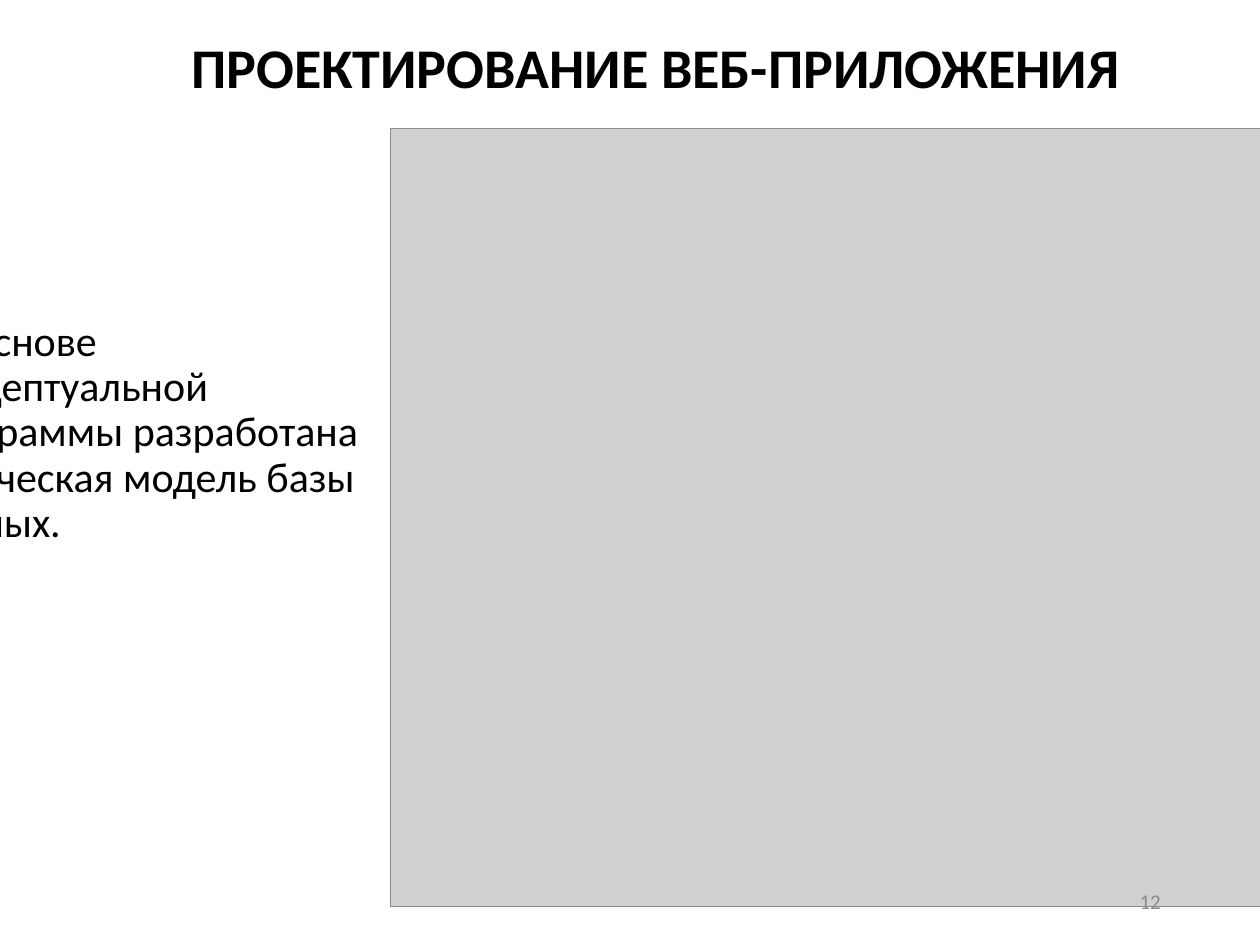
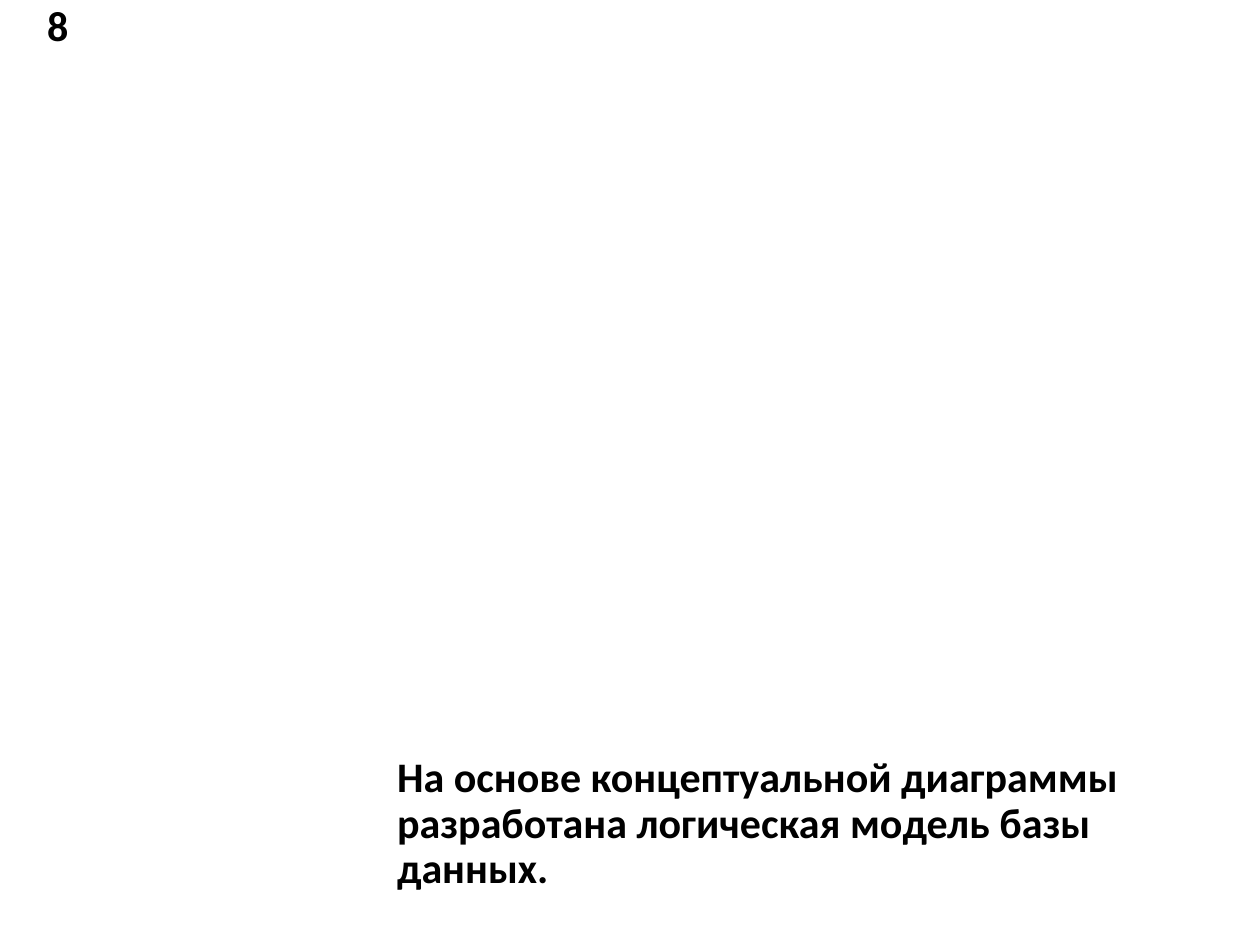
Before and after one commit to DaniilTropin11/IB-Company, a slide deck: slide 8 of ПРАВКИ_Презентация ВКР ВО.pptx (slide 12 before the commit). Drawn at 1260x945 pixels with LibreOffice and Linux fonts; fonts in the diff are those of the drawing; grey boxes stand for pictures; background and template pictures are left out. Boxes give left, top, right and bottom in pixels: in the first picture for what was removed or moved away, otherwise in the second. Text is boxed around its words. In the diff, an @@ line names an element or a change of style, - is before the commit and + after.

```diff
--- a/ПРАВКИ_Презентация ВКР ВО.pptx
+++ b/ПРАВКИ_Презентация ВКР ВО.pptx
@@ page number added at (47, 12, 68, 42), 24 pt, text #000000, bold @@
+8
@@ title removed at (191, 51, 1119, 89) @@
-ПРОЕКТИРОВАНИЕ ВЕБ-ПРИЛОЖЕНИЯ
@@ picture removed at (391, 129, 1260, 906) @@
@@ text "На основе концептуальной диаграммы разработана ...": place and size @@
-text "На основе концептуальной диаграммы разработана ..." at (123, 417, 358, 499)
+text "На основе концептуальной диаграммы разработана ..." at (397, 763, 1117, 890)
@@ text "На основе концептуальной диаграммы разработана ..." at (397, 763, 1117, 890): bold on; vertical alignment top to bottom @@
@@ page number removed at (1140, 896, 1161, 915) @@
-12
```
Also in this commit, not shown: 9 other slides changed, 6 slides added, 8 slides removed.
